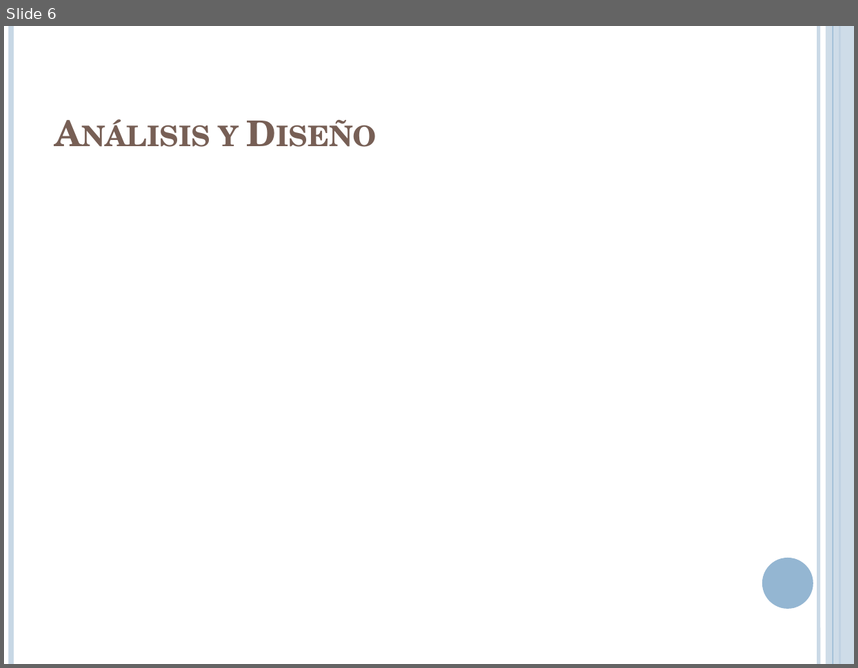
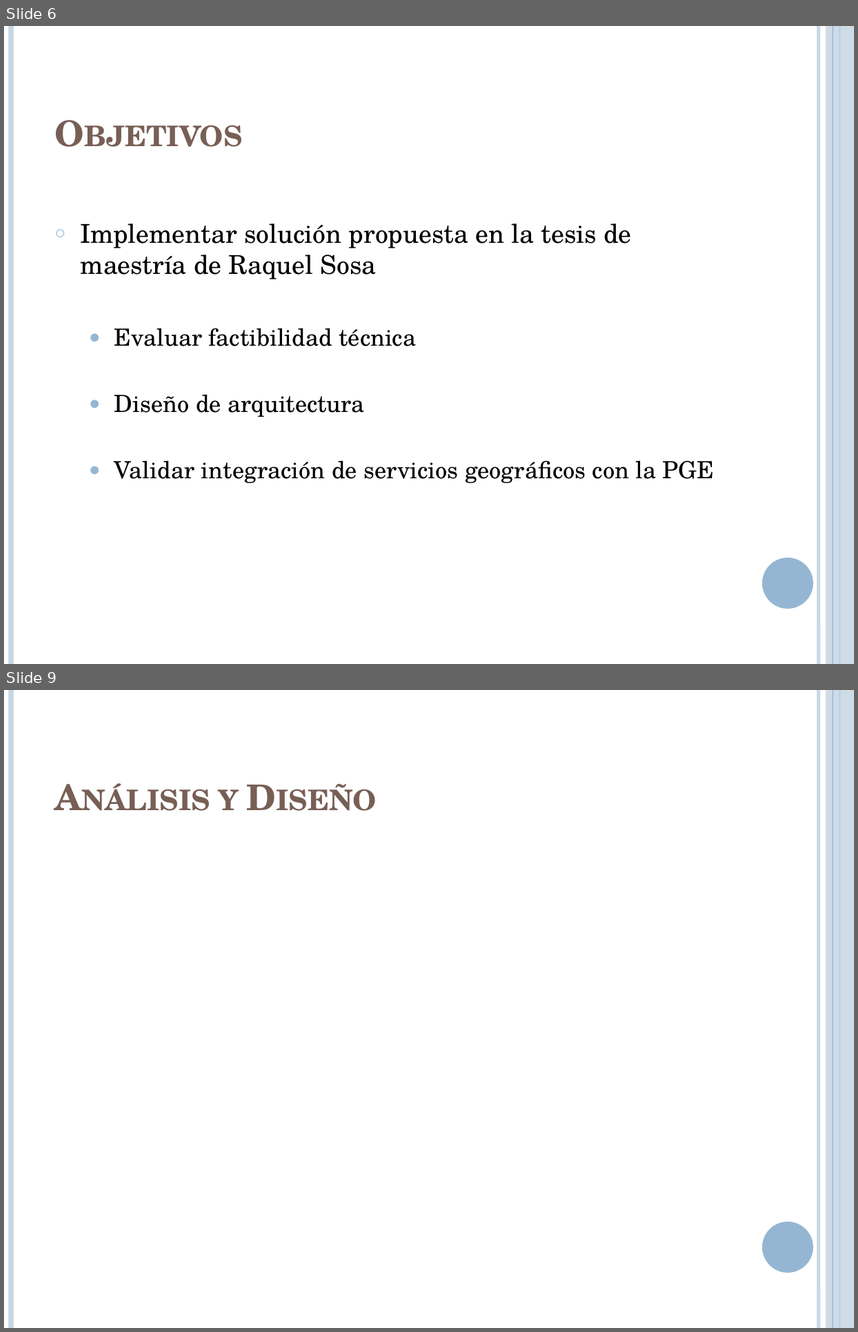
Before and after one commit to lcpaso1/integracion-gis-pge, a slide deck: Presentacion.pptx. Shown one above the other, each under a label of ours: slide 6 before the commit, slides 6 and 9 after it; the slides between them are not shown. The pictures are 858x668 and 858x1332 pixels, drawn with LibreOffice and Linux fonts; fonts in the diff are those of the drawing. Boxes give left, top, right and bottom in pixels: in the first picture for what was removed or moved away, otherwise in the second. Text is boxed around its words. In the diff, an @@ line names an element or a change of style, - is before the commit and + after.

```diff
--- a/Presentacion.pptx
+++ b/Presentacion.pptx
@@ slide 6 added at bbox=[4, 26, 854, 664], background #FFFFFF; not listed: 6 template elements that a slide beside it also shows @@
@@ title added at bbox=[47, 52, 741, 158], 30 pt, text #775F55, bold, small capitals @@
+Objetivos
@@ text added at bbox=[81, 223, 714, 483], 20 pt, text #000000 @@
+○ Implementar solución propuesta en la tesis de maestría de Raquel Sosa
+  ● Evaluar factibilidad técnica
+  ● Diseño de arquitectura
+  ● Validar integración de servicios geográficos con la PGE
@@ what was slide 6 is now slide 9 @@
```
Also in this commit, not shown: 2 slides changed, 7 other slides added, 3 slides removed.
